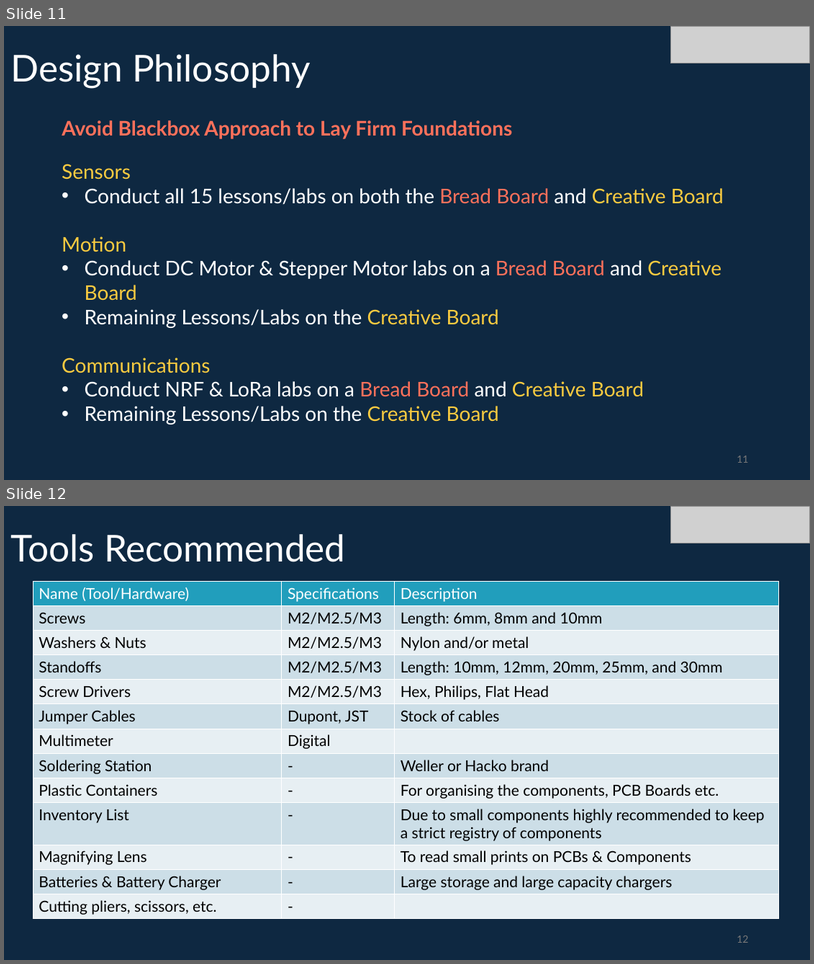
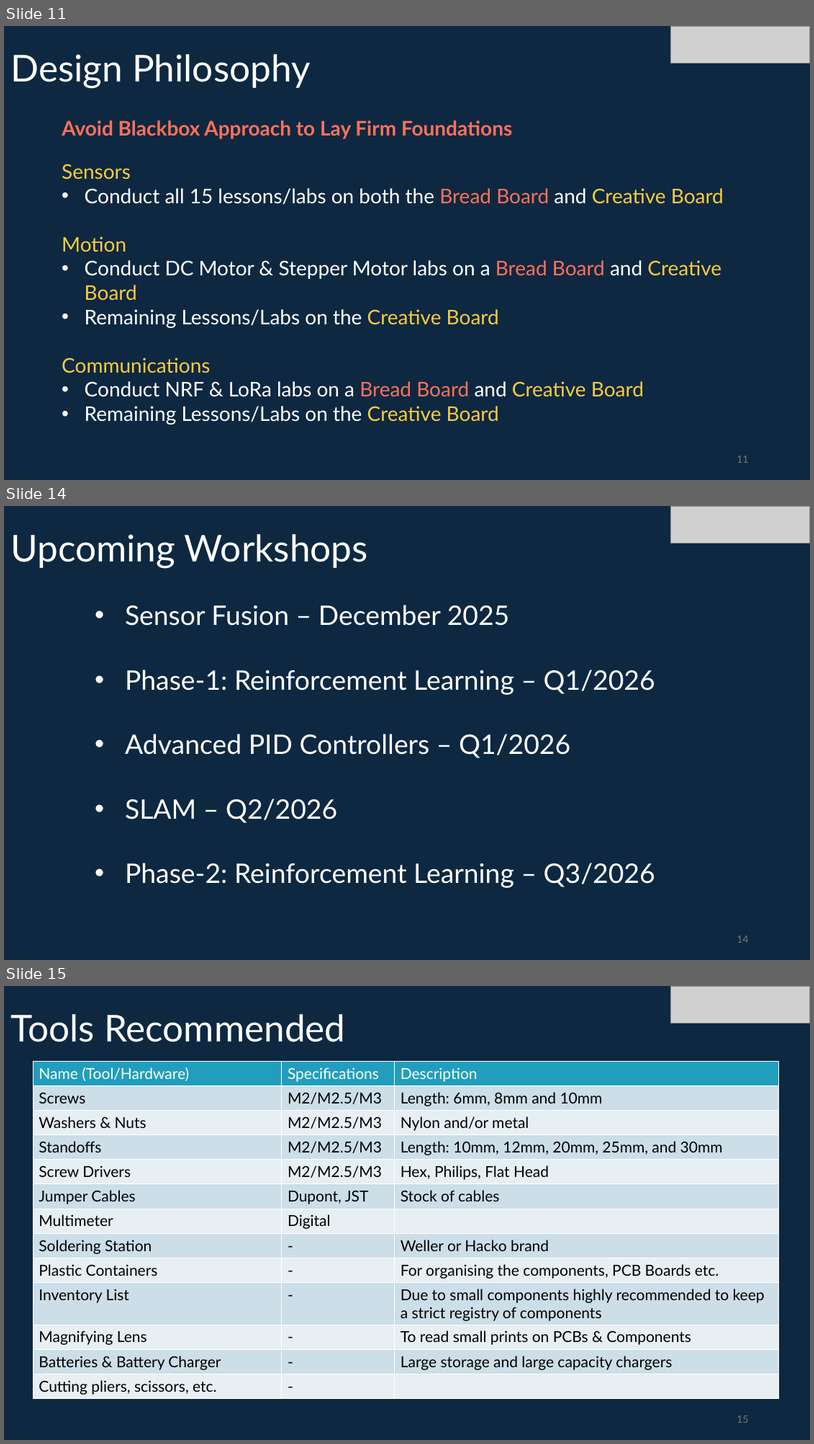
Before and after one commit to info-zas/Training, a slide deck: GPREC/ZAS_Robotics_TrainingSchedule.pptx. Shown one above the other, each under a label of ours: slides 11 and 12 before the commit, slides 11, 14 and 15 after it; the slides between them are not shown. The pictures are 814x964 and 814x1444 pixels, drawn with LibreOffice and Linux fonts; fonts in the diff are those of the drawing; grey boxes stand for pictures. Boxes give left, top, right and bottom in pixels: in the first picture for what was removed or moved away, otherwise in the second. Text is boxed around its words. In the diff, an @@ line names an element or a change of style, - is before the commit and + after.

```diff
--- a/GPREC/ZAS_Robotics_TrainingSchedule.pptx
+++ b/GPREC/ZAS_Robotics_TrainingSchedule.pptx
@@ slide 14 added at [4,506,810,960], background #0E2841 @@
@@ picture added at [671,506,810,543] @@
@@ title added at [10,534,368,568], 44 pt, text #FFFFFF @@
+Upcoming Workshops
@@ text added at [125,605,656,888], 32 pt, text #FFFFFF @@
+• Sensor Fusion – December 2025
+• Phase-1: Reinforcement Learning – Q1/2026
+• Advanced PID Controllers – Q1/2026
+• SLAM – Q2/2026
+• Phase-2: Reinforcement Learning – Q3/2026
@@ page number added at [737,935,748,942], 12 pt, text #797979 @@
+14
@@ what was slide 12 is now slide 15 @@
@@ page number at [737,1415,748,1422]: text changed @@
-12
+15
```
Also in this commit, not shown: 2 other slides added.
